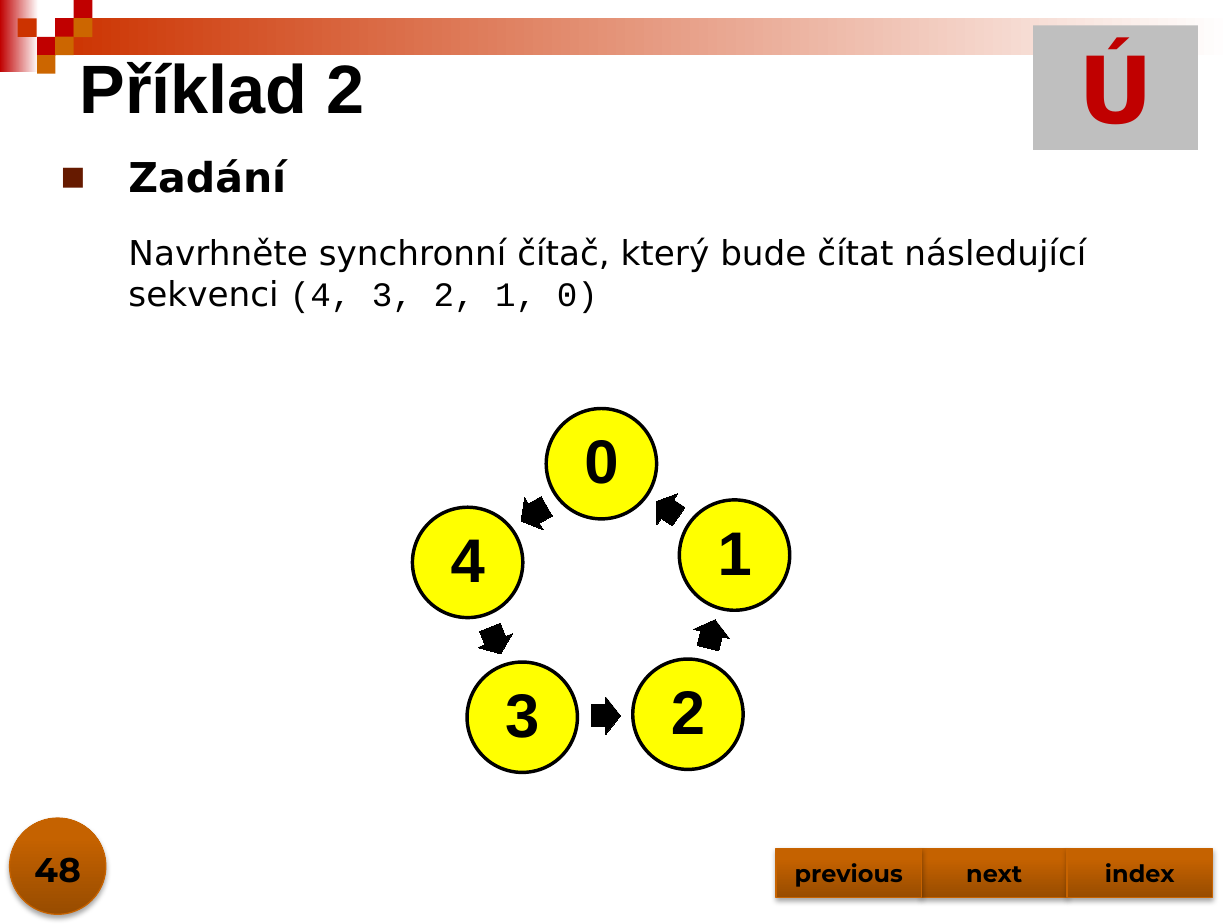
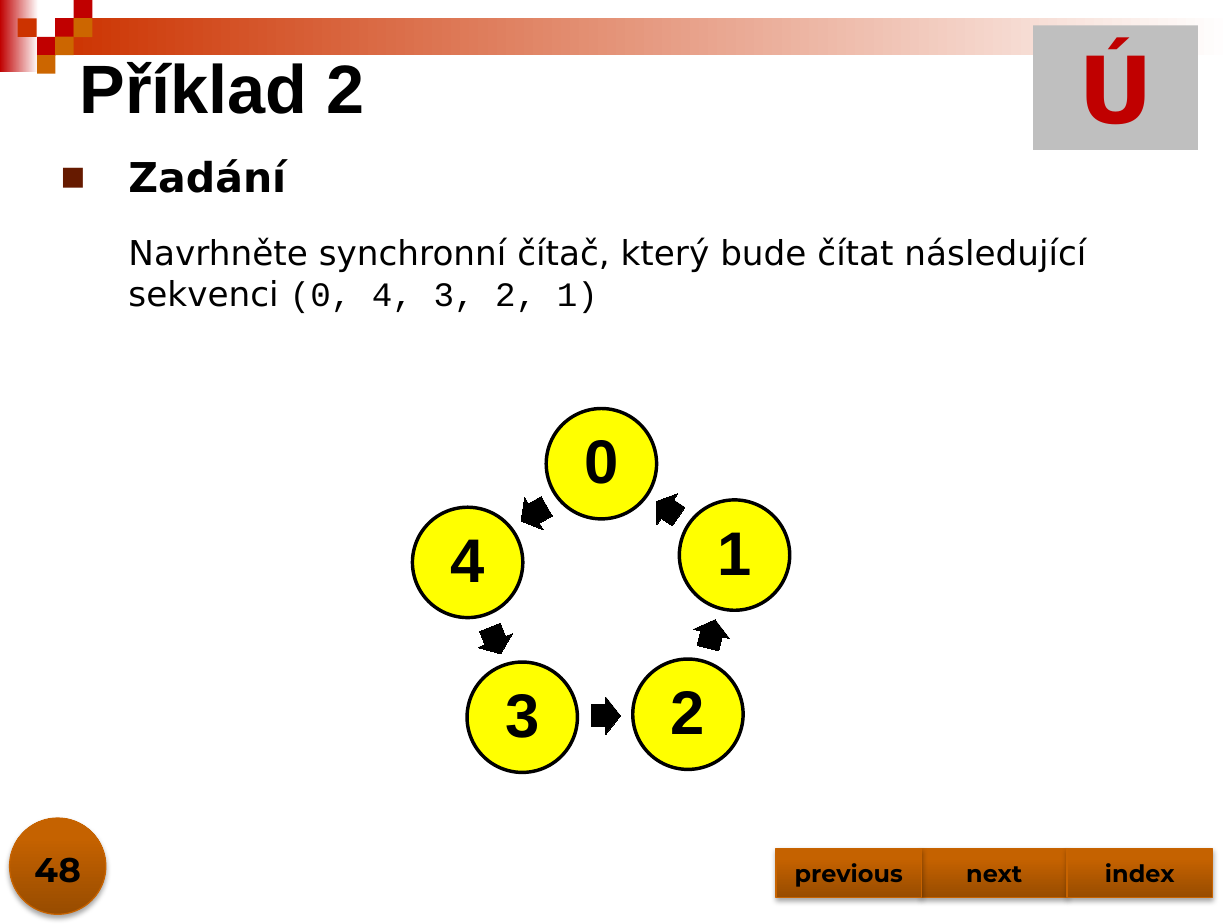
Before and after one commit to jjasik/spse, a slide deck: slide 48 of predmety/dig/materialy/citace.pptx. Drawn at 1232x924 pixels with LibreOffice and Linux fonts; fonts in the diff are those of the drawing. Boxes give left, top, right and bottom in pixels: in the first picture for what was removed or moved away, otherwise in the second. Text is boxed around its words. In the diff, an @@ line names an element or a change of style, - is before the commit and + after.

Commit message:
zmena zadani u synchr. citace priklad c.2

```diff
--- a/predmety/dig/materialy/citace.pptx
+++ b/predmety/dig/materialy/citace.pptx
@@ text at bbox=[128, 238, 1086, 313]: text changed @@
-Navrhněte synchronní čítač, který bude čítat následující sekvenci (4, 3, 2, 1, 0)
+Navrhněte synchronní čítač, který bude čítat následující sekvenci (0, 4, 3, 2, 1)
```
